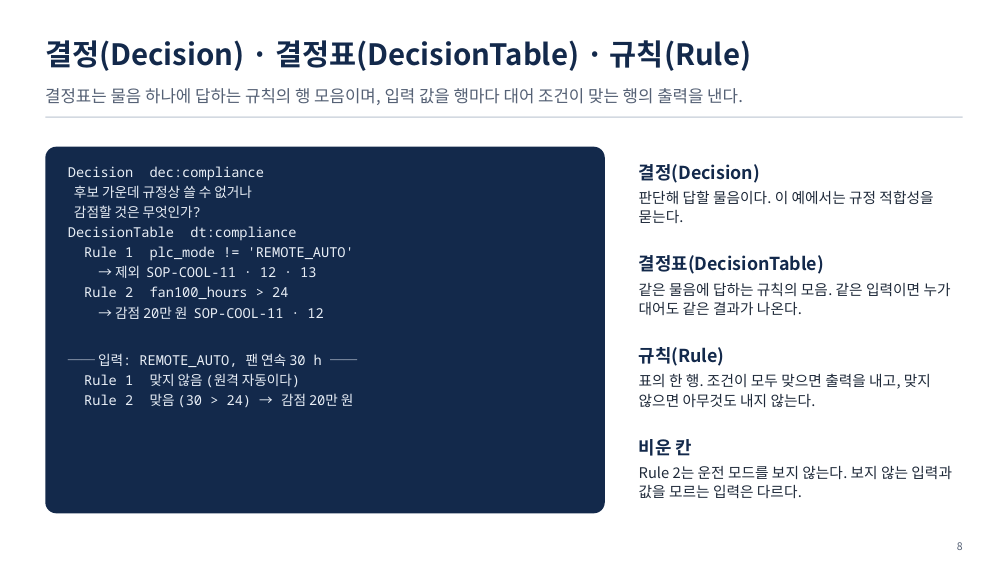
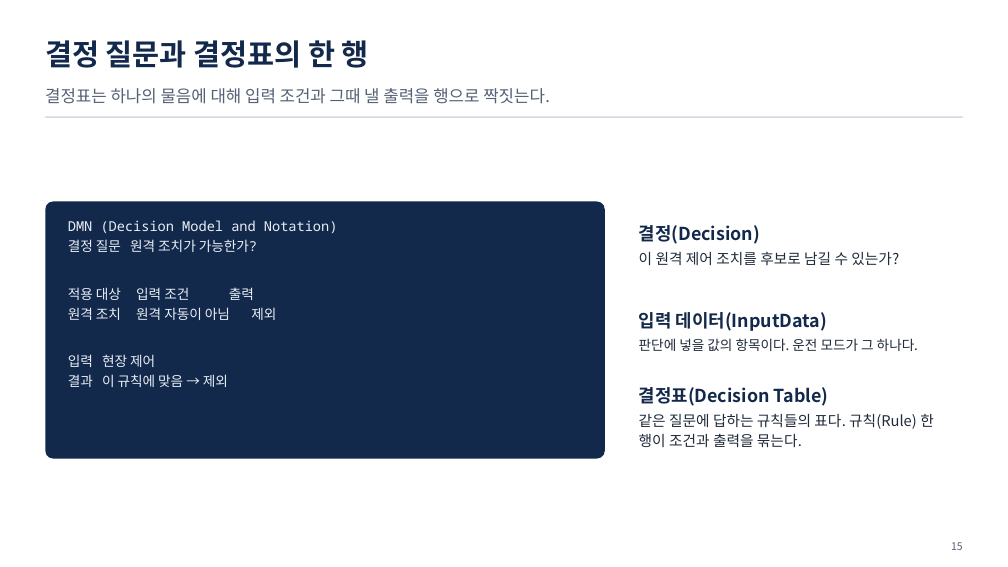
Before and after one commit to uengine-oss/hyd-iot-edu, a slide deck: slide 15 of workspace/강의제작/산출물/통합반/이론_오프라인/03회차/통합반_오프라인_03회차.pptx (slide 8 before the commit). Drawn at 1008x567 pixels with LibreOffice and Linux fonts; fonts in the diff are those of the drawing. Boxes give left, top, right and bottom in pixels: in the first picture for what was removed or moved away, otherwise in the second. Text is boxed around its words. In the diff, an @@ line names an element or a change of style, - is before the commit and + after.

```diff
--- a/workspace/강의제작/산출물/통합반/이론_오프라인/03회차/통합반_오프라인_03회차.pptx
+++ b/workspace/강의제작/산출물/통합반/이론_오프라인/03회차/통합반_오프라인_03회차.pptx
@@ text at [45,40,369,68]: text changed @@
-결정(Decision) · 결정표(DecisionTable) · 규칙(Rule)
+결정 질문과 결정표의 한 행
@@ text at [45,88,550,104]: text changed @@
-결정표는 물음 하나에 답하는 규칙의 행 모음이며, 입력 값을 행마다 대어 조건이 맞는 행의 출력을 낸다.
+결정표는 하나의 물음에 대해 입력 조건과 그때 낼 출력을 행으로 짝짓는다.
@@ rounded rectangle: place and size @@
-rounded rectangle at [45,147,605,513]
+rounded rectangle at [45,201,605,458]
@@ text "결정(Decision)": place and size @@
-text "결정(Decision)" at [639,164,933,223]
+text "결정(Decision)" at [639,225,899,265]
@@ text at [68,220,338,387]: text changed; font Noto Sans Mono to Noto Sans CJK KR @@
-Decision dec:compliance
-후보 가운데 규정상 쓸 수 없거나
-감점할 것은 무엇인가?
-DecisionTable dt:compliance
-Rule 1 plc_mode != 'REMOTE_AUTO'
-→ 제외 SOP-COOL-11 · 12 · 13
-Rule 2 fan100_hours > 24
-→ 감점 20만 원 SOP-COOL-11 · 12
-── 입력: REMOTE_AUTO, 팬 연속 30 h ──
-Rule 1 맞지 않음 (원격 자동이다)
-Rule 2 맞음 (30 > 24) → 감점 20만 원
+DMN (Decision Model and Notation)
+결정 질문 원격 조치가 가능한가?
+적용 대상 입력 조건 출력
+원격 조치 원격 자동이 아님 제외
+입력 현장 제어
+결과 이 규칙에 맞음 → 제외
@@ text at [639,252,899,265]: text changed @@
-판단해 답할 물음이다. 이 예에서는 규정 적합성을 묻는다.
+이 원격 제어 조치를 후보로 남길 수 있는가?
@@ text at [639,312,918,351]: text changed; size 14 to 13 pt @@
-결정표(DecisionTable)
-같은 물음에 답하는 규칙의 모음. 같은 입력이면 누가 대어도 같은 결과가 나온다.
+입력 데이터(InputData)
+판단에 넣을 값의 항목이다. 운전 모드가 그 하나다.
@@ text at [639,387,934,447]: text changed @@
-규칙(Rule)
-표의 한 행. 조건이 모두 맞으면 출력을 내고, 맞지 않으면 아무것도 내지 않는다.
+결정표(Decision Table)
+같은 질문에 답하는 규칙들의 표다. 규칙(Rule) 한 행이 조건과 출력을 묶는다.
@@ text removed at [639,439,952,498] @@
-비운 칸
-Rule 2는 운전 모드를 보지 않는다. 보지 않는 입력과 값을 모르는 입력은 다르다.
@@ text at [951,542,963,550]: text changed @@
-8
+15
```
Also in this commit, not shown: 14 other slides changed, 20 slides added, 15 slides removed, 13 other files.
